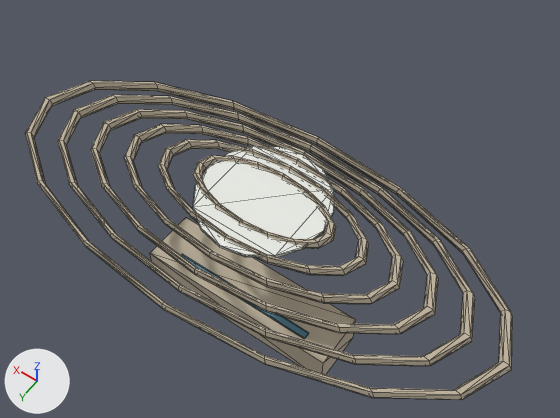
A saved change to the glTF model frontend/worlds/athens-450-430/assets/dionysus_theatre_hero.glb.
Both versions are drawn from a 50 mm lens placed at (-37.5, 49.3, 76.8), pointed at (-0.4, -2.7, -4.9). The lights are fixed; the arrows at lower left show +X, +Y and +Z. The picture after the commit comes second. Mesh edges are drawn as thin lines. Where no turn or scale is listed for an object, it has been applied to the vertices. Vertices at exactly the same position are counted once.

The first picture shows 'limestone_cavea_tier.001'.
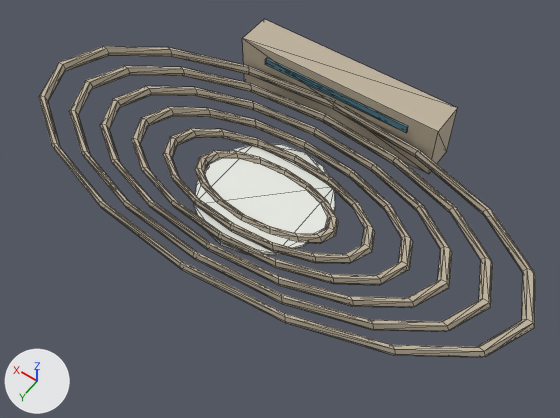
Pixel boxes [x1, y1, x2, y2] of what changed, in the pictures (560 x 418 px; the box of a moved part takes in the faces that stretch with it):
'limestone_cavea_tier.001', reshaped, moved: before [25, 81, 513, 400]; after [39, 19, 535, 357]
part 1 of me_torus, moved or reshaped: before [158, 139, 369, 276]; after [163, 128, 375, 264]
part 2 of me_torus, moved or reshaped: before [124, 124, 403, 304]; after [131, 107, 413, 285]
part 3 of me_torus, moved or reshaped: before [91, 109, 439, 334]; after [100, 86, 452, 308]
part 4 of me_torus, moved or reshaped: before [58, 95, 475, 366]; after [69, 66, 493, 332]
part 5 of me_torus, moved or reshaped: before [25, 81, 513, 400]; after [39, 46, 535, 357]
part 6 of me_torus, moved or reshaped: before [150, 217, 356, 374]; after [242, 19, 457, 174]
part 7 of me_torus, moved or reshaped: before [193, 146, 334, 258]; after [194, 144, 335, 255]
part 8 of me_torus, moved or reshaped: before [181, 254, 309, 339]; after [265, 58, 408, 133]

Patch to the scene script:
```diff
--- a/frontend/worlds/athens-450-430/assets/dionysus_theatre_hero.glb.py
+++ b/frontend/worlds/athens-450-430/assets/dionysus_theatre_hero.glb.py
@@ me_torus @@
 # used by ob_limestone_cavea_tier_001; location = (0.0, 0.5, 0.0)
-me_torus.from_pydata(...)  # 624 vertices, 1236 faces; spans x -35.8..35.8, y -12.8..19.3, z -20.5..0.6
+me_torus.from_pydata(...)  # 624 vertices, 1236 faces; spans x -35.8..35.8, y -20.5..16.1, z -0.6..7.5
+# me_torus part 1: the loose piece of 96 vertices spanning x -15.8..15.8, y -6.4..7.7, z -0.6..0.6 is moved by (0.0, -0.7, 0.6)
+# me_torus part 2: the loose piece of 96 vertices spanning x -20.8..20.8, y -8.0..10.6, z -0.6..0.6 is moved by (0.0, -1.3, 1.3)
+# me_torus part 3: the loose piece of 96 vertices spanning x -25.8..25.8, y -9.6..13.5, z -0.6..0.6 is moved by (0.0, -2.0, 2.0)
+# me_torus part 4: the loose piece of 96 vertices spanning x -30.8..30.8, y -11.2..16.4, z -0.6..0.6 is moved by (0.0, -2.6, 2.6)
+# me_torus part 5: the loose piece of 96 vertices spanning x -35.8..35.8, y -12.8..19.3, z -0.6..0.6 is moved by (0.0, -3.3, 3.2)
+# me_torus part 6: the loose piece of 8 vertices spanning x -15.0..15.0, y -0.5..7.5, z -20.5..-15.5 is scaled about its middle by (1, 0.625, 1.6), then moved by (0.0, -21.5, 21.5)
+# me_torus part 7: the loose piece of 32 vertices spanning x -9.0..9.0, y -9.2..8.8, z -0.2..0.2 is moved by (0.0, 0.3, -0.2)
+# me_torus part 8: the loose piece of 8 vertices spanning x -11.0..11.0, y 5.0..6.0, z -15.5..-15.2 is scaled about its middle by (1, 0.3, 3.33), then moved by (0.0, -20.9, 20.9)
 me_torus.materials.append(mat_acropolis_limestone)
@@ ob_limestone_cavea_tier_001 @@
 ob_limestone_cavea_tier_001 = bpy.data.objects.new('limestone_cavea_tier.001', me_torus)
-ob_limestone_cavea_tier_001.location = (0.0, 0.5, 0.0)
+ob_limestone_cavea_tier_001.location = (0.0, 0.0, 0.5)
```
